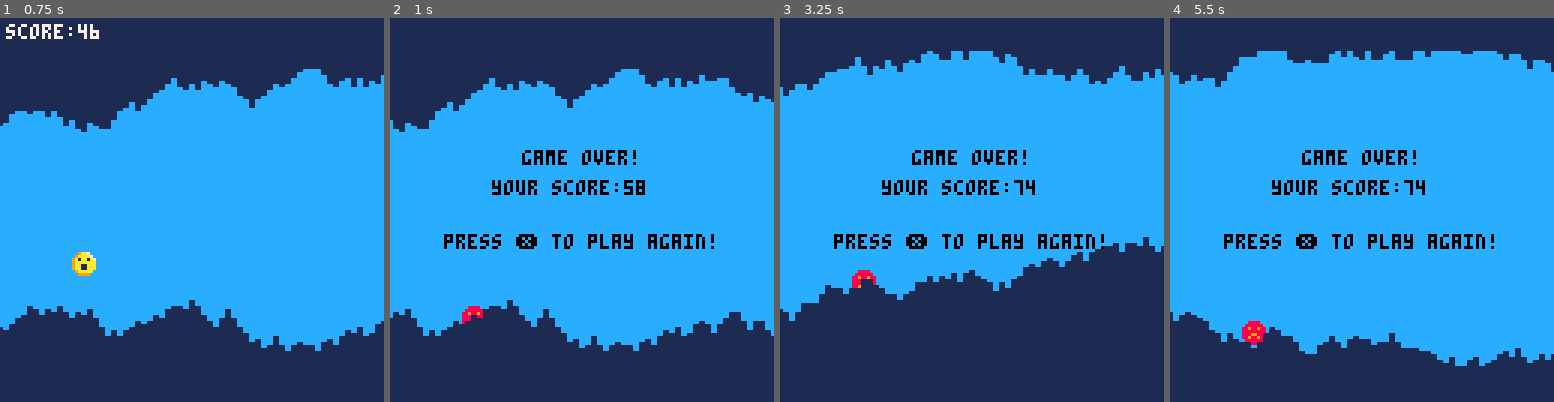
Above: before the commit, frames 1-4 (left to right).
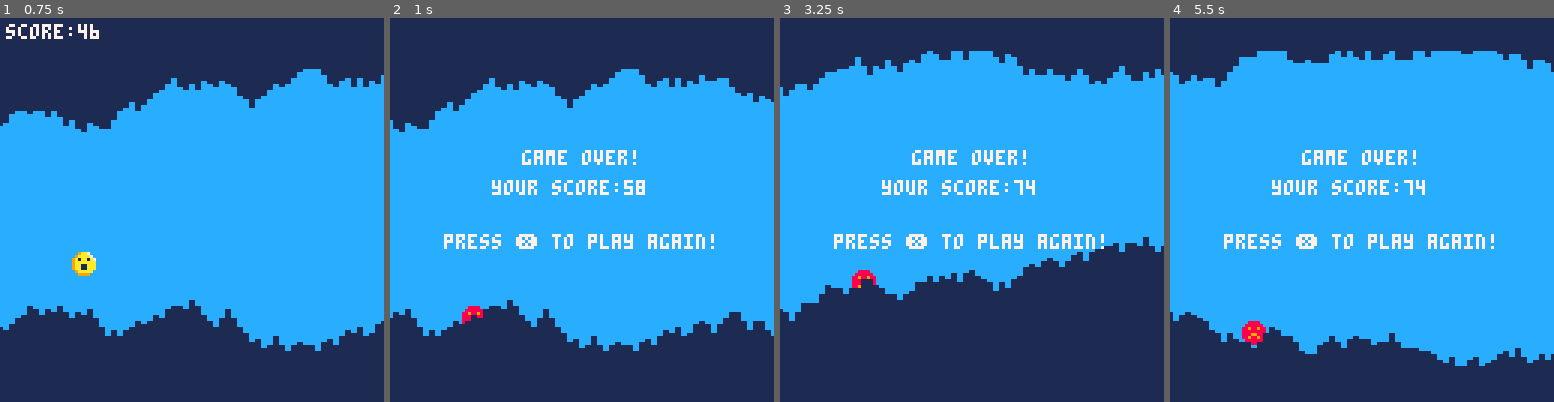
Above: after the commit, the same moments.

Repository: antonio-evaldo/cave_diver
Game: PICO-8 cartridge cave_diver.p8
The game is run twice, just before and just after one commit, with the same random seed, the same clock (stepped at 60 frames per second) and the same inputs.
Inputs:
- Up to frame 1 (0.75 s): tap X (X key) at 0.33 s
- Up to frame 2 (1 s): no input
- Up to frame 3 (3.25 s): tap X (X key) at 1.07, 1.85, 2.97 s; hold Up 2.15-2.42 s
- Up to frame 4 (5.5 s): tap X (X key) at 4.08, 5.2 s; hold Up 4.73-5.03 s

Frame 1 is identical in both runs. In frame 2, 2.4% of the frame differs, in the area x 14-85%, y 34-61%; in frame 3, 2.3%; in frame 4, 2.3%.

Commit message:
fix: atualiza arquivo p8

Diff:
--- a/cave_diver.p8
+++ b/cave_diver.p8
@@ -4,14 +4,10 @@
 --cave diver
 --by antonio evaldo
 
-function init_game()
+function _init()
 	game_over = false
 	make_player()
 	make_cave()
-end
-
-function _init()
-	init_game()
 end
 
 function _update()
@@ -21,7 +17,7 @@
 		check_hit()
 	else
 		if btn(❎) then
-			init_game()
+			_init()
 		end
 	end
 end
@@ -34,9 +30,9 @@
 	if not game_over then
 		print("score:" .. player.score, 2, 2, 7)
 	else
-		print("game over!", 44, 44, 0)
-		print("your score:" .. player.score, 34, 54, 0)
-		print("press ❎ to play again!", 18, 72, 0)
+		print("game over!", 44, 44, 7)
+		print("your score:" .. player.score, 34, 54, 7)
+		print("press ❎ to play again!", 18, 72, 7)
 	end
 end
 -->8
